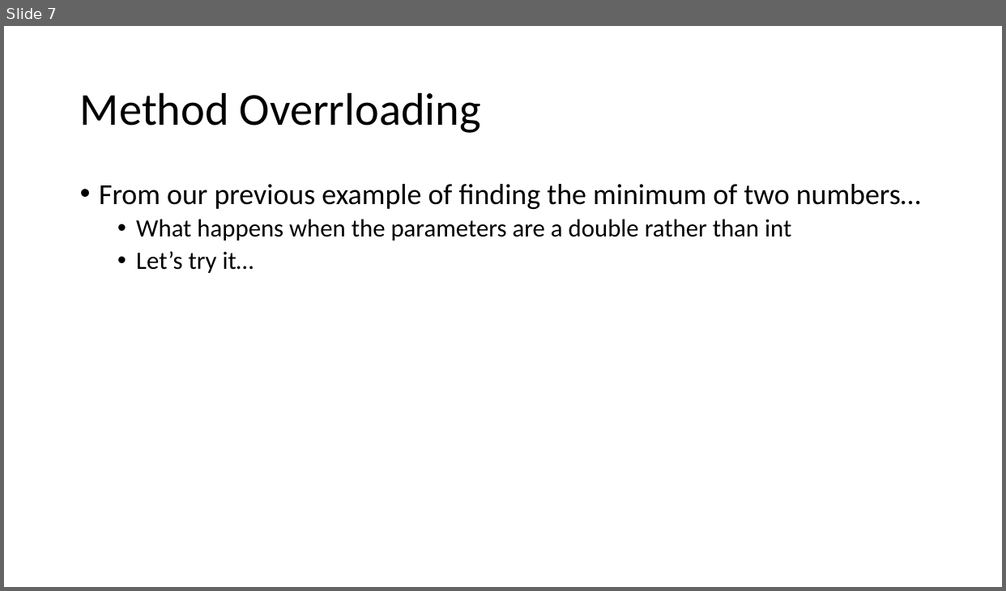
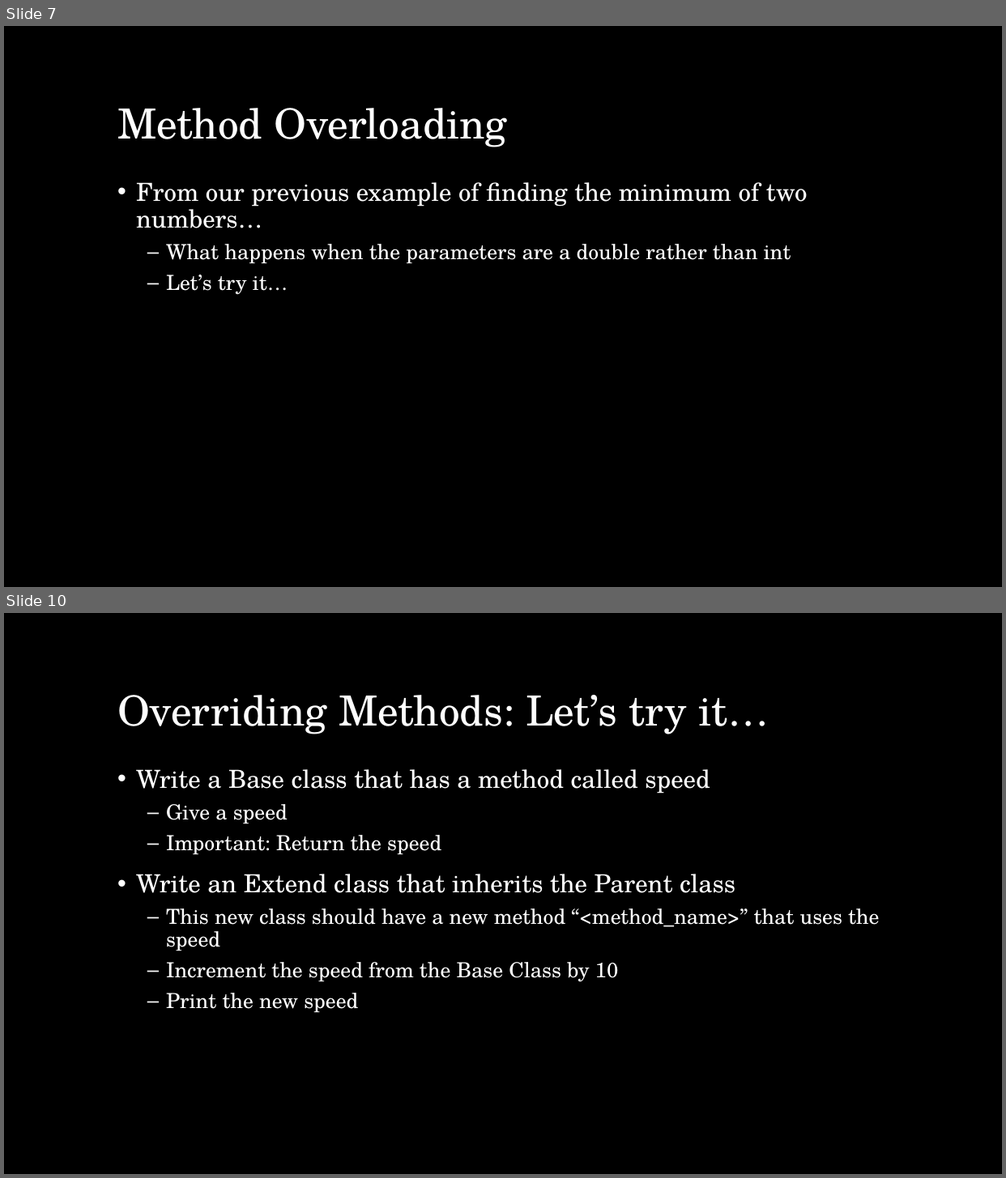
Before and after one commit to Mechanical-Advantage/Training2018, a slide deck: doc/java/slides/week5.pptx. Shown one above the other, each under a label of ours: slide 7 before the commit, slides 7 and 10 after it; the slides between them are not shown. The pictures are 1006x591 and 1006x1178 pixels, drawn with LibreOffice and Linux fonts; fonts in the diff are those of the drawing; background and template pictures are left out. Boxes give left, top, right and bottom in pixels: in the first picture for what was removed or moved away, otherwise in the second. Text is boxed around its words. In the diff, an @@ line names an element or a change of style, - is before the commit and + after.

```diff
--- a/doc/java/slides/week5.pptx
+++ b/doc/java/slides/week5.pptx
@@ slide 10 added at (4, 613, 1002, 1174), background picture (left out) @@
@@ title added at (117, 695, 769, 735), 40 pt, text #FFFFFF @@
+Overriding Methods: Let’s try it…
@@ text added at (136, 769, 879, 1013), 20 pt, text #FFFFFF @@
+• Write a Base class that has a method called speed
+  – Give a speed
+  – Important: Return the speed
+• Write an Extend class that inherits the Parent class
+  – This new class should have a new method “<method_name>” that uses the speed
+  – Increment the speed from the Base Class by 10
+  – Print the new speed
@@ slide 7 changed as well @@
@@ background #FFFFFF to picture (left out) @@
@@ title "Method Overloading" at (117, 108, 507, 148): vertical alignment middle to bottom @@
@@ title at (117, 108, 507, 148): text changed; size 44 to 40 pt; font Calibri to TeX Gyre Schola; text colour #000000 to #FFFFFF @@
-Method Overrloading
+Method Overloading
@@ text "From our previous example of ...": place and size @@
-text "From our previous example of ..." at (99, 184, 921, 273)
+text "From our previous example of ..." at (136, 182, 808, 295)
@@ text "From our previous example of ..." at (136, 182, 808, 295): size 28 to 24 pt in "From our previous example of finding the ..."; font Calibri to TeX Gyre Schola, text colour #000000 to #FFFFFF; size 24 to 20 pt in "What happens when the parameters are a ...", "Let’s try it…"; more space between paragraphs; bullet • to – @@
```
Also in this commit, not shown: 5 other slides changed, 7 other slides added, 1 slide removed, 6 other files.
